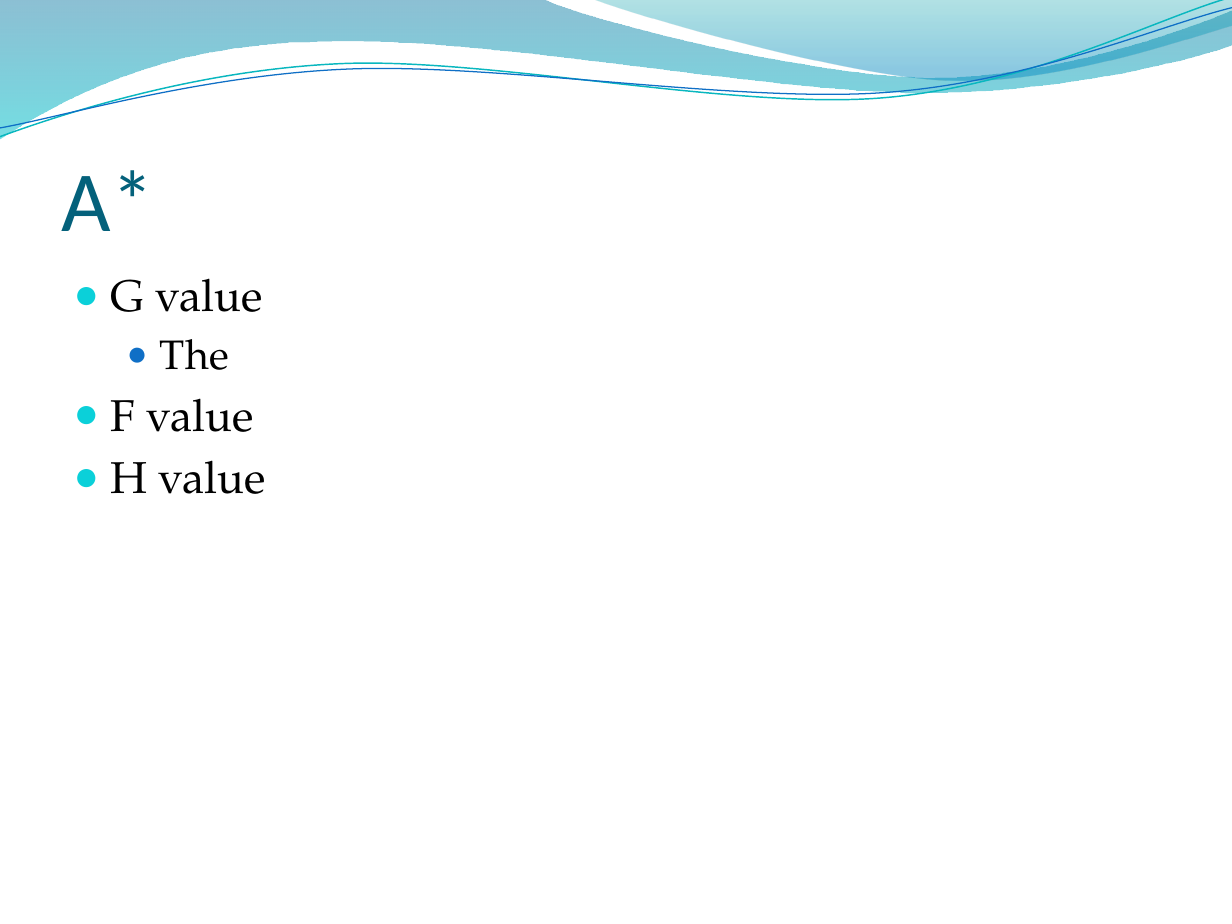
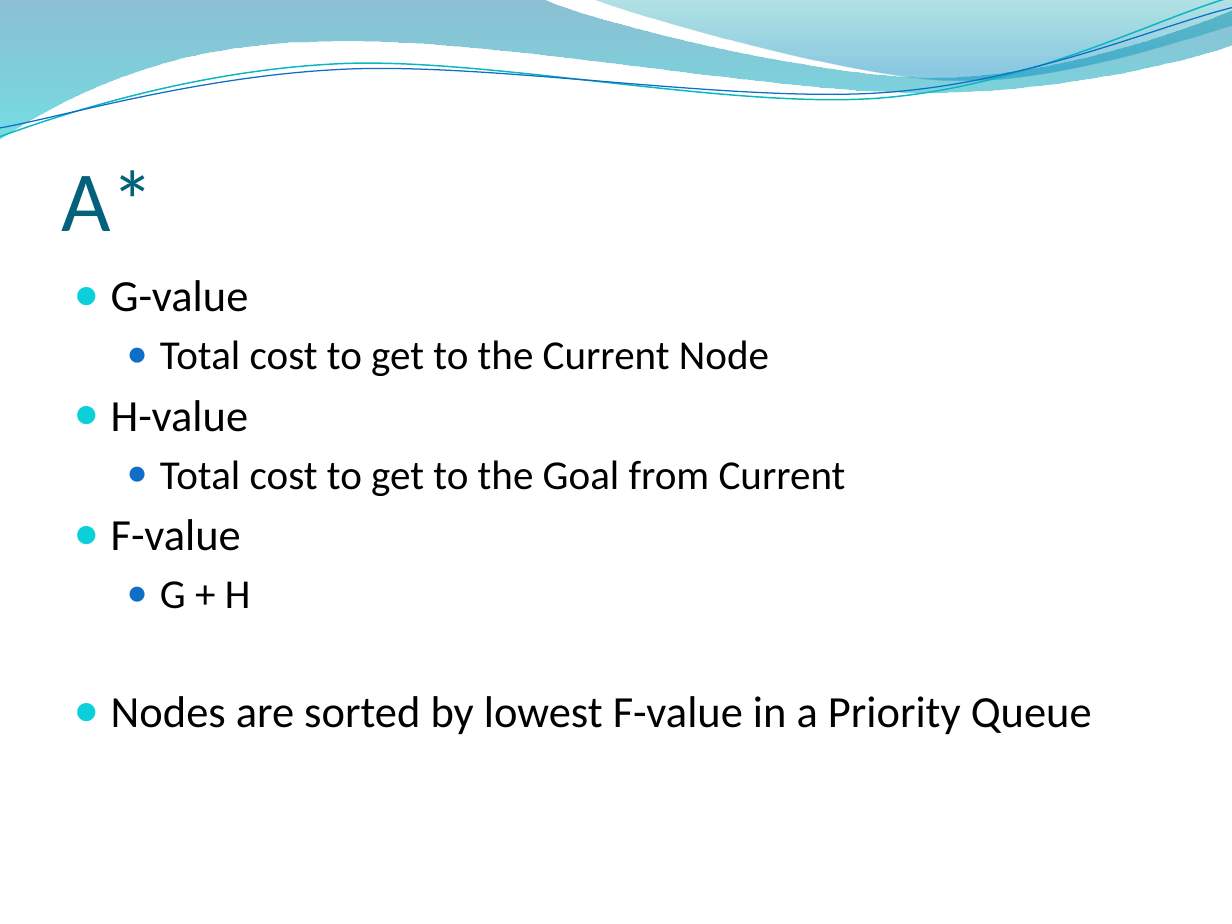
Before and after one commit to HeavenlyAwe/tiralabra, a slide deck: slide 3 of documents/presentation.pptx. Drawn at 1232x924 pixels with LibreOffice and Linux fonts; fonts in the diff are those of the drawing; background and template pictures are left out. Boxes give left, top, right and bottom in pixels: in the first picture for what was removed or moved away, otherwise in the second. Text is boxed around its words. In the diff, an @@ line names an element or a change of style, - is before the commit and + after.

```diff
--- a/documents/presentation.pptx
+++ b/documents/presentation.pptx
@@ text at (111, 280, 1092, 735): text changed; size 26 to 24 pt; font TeX Gyre Pagella to Calibri @@
-● G value
-  ● The
-● F value
-● H value
+● G-value
+  ● Total cost to get to the Current Node
+● H-value
+  ● Total cost to get to the Goal from Current
+● F-value
+  ● G + H
+● Nodes are sorted by lowest F-value in a Priority Queue
```
Also in this commit, not shown: 2 other slides changed, 1 slide added.
